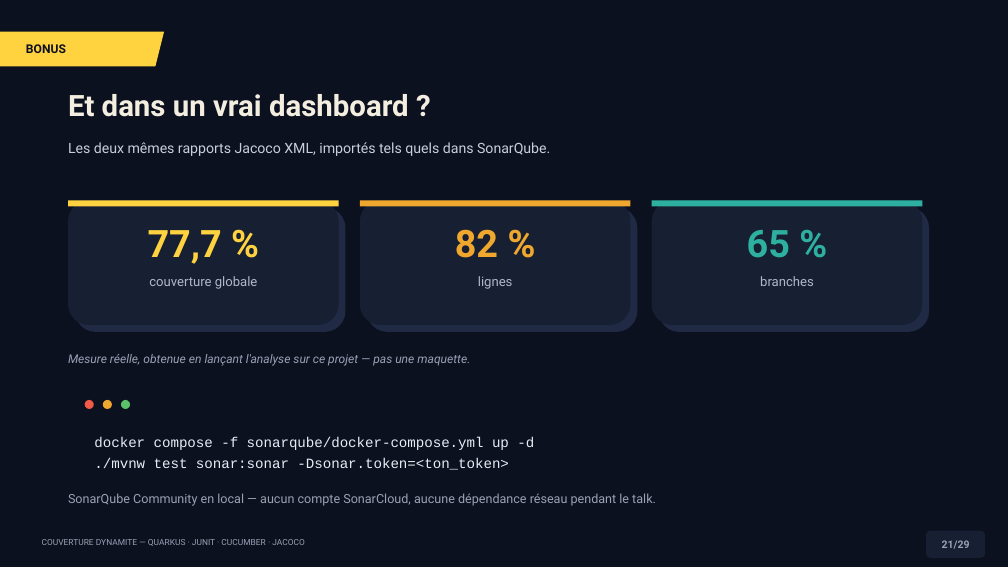
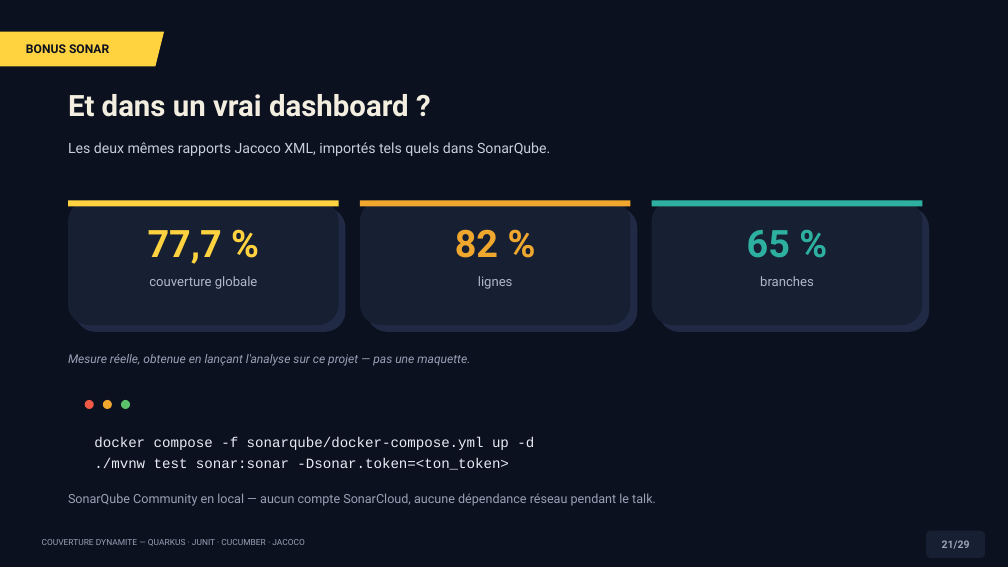
Before and after one commit to sidevconcept/couverture-junit-cucumber-jacoco, a slide deck: slide 21 of presentation/couverture-code-conference-dynamite.pptx. Drawn at 1008x567 pixels with LibreOffice and Linux fonts; fonts in the diff are those of the drawing. Boxes give left, top, right and bottom in pixels: in the first picture for what was removed or moved away, otherwise in the second. Text is boxed around its words. In the diff, an @@ line names an element or a change of style, - is before the commit and + after.

```diff
--- a/presentation/couverture-code-conference-dynamite.pptx
+++ b/presentation/couverture-code-conference-dynamite.pptx
@@ text in parallelogram at [26, 44, 109, 53]: text changed @@
-BONUS
+BONUS SONAR
```
Also in this commit, not shown: 9 other slides changed, 7 other files.
